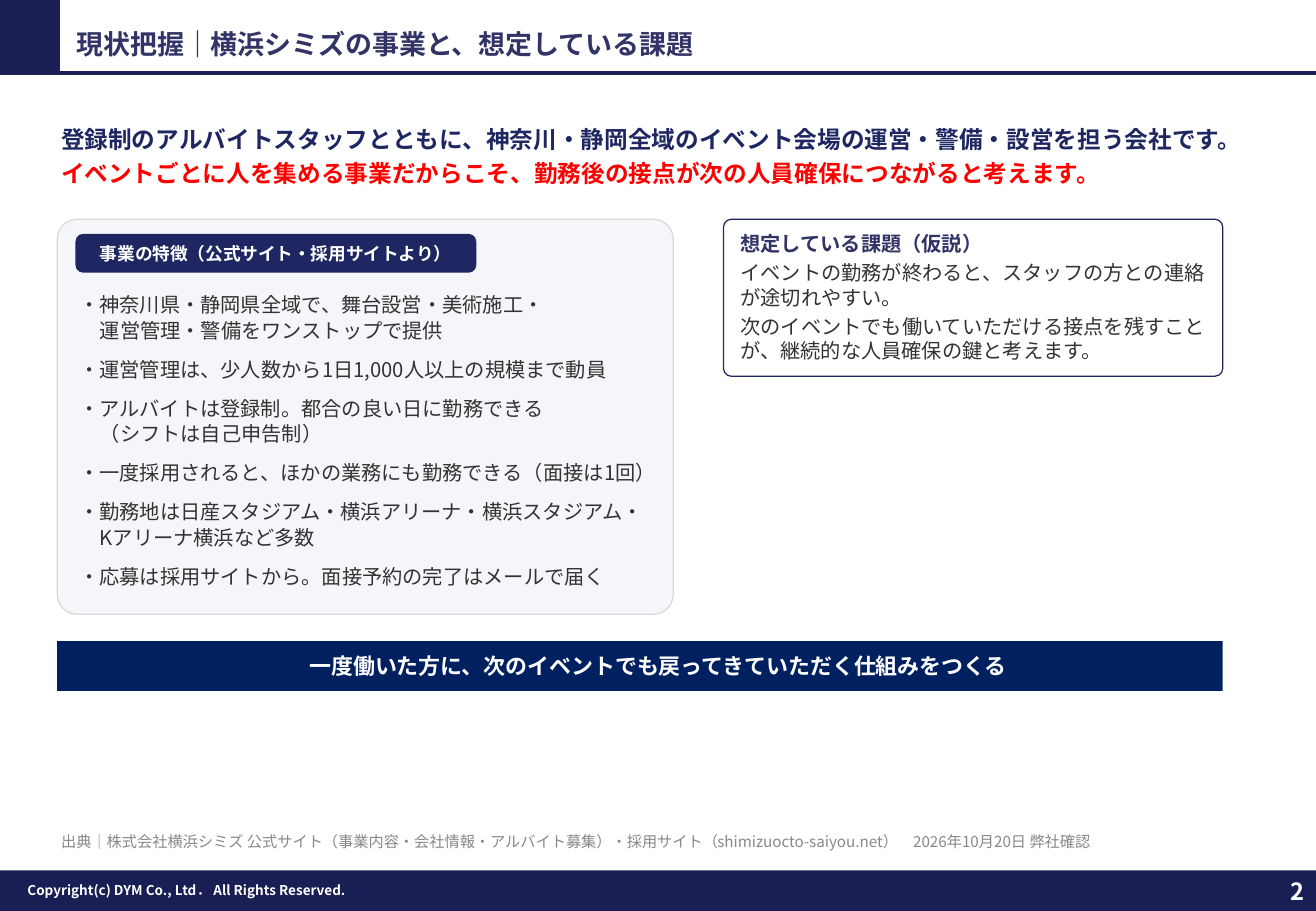
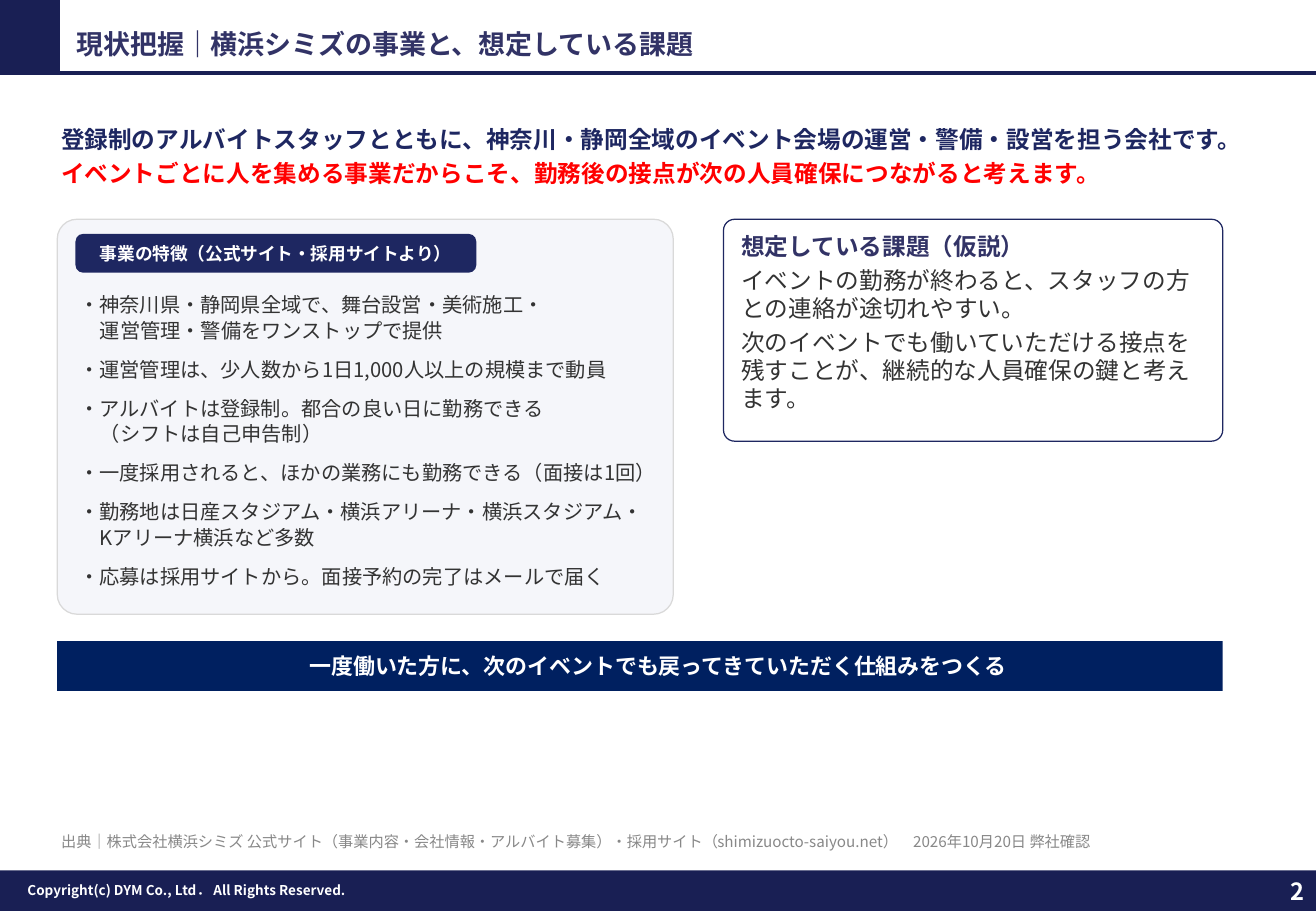
Before and after one commit to tonomura-r-dev/folder, a slide deck: slide 2 of 202610_株式会社横浜シミズ御中_LINE公式アカウント運用のご提案.pptx. Drawn at 1316x911 pixels with LibreOffice and Linux fonts; fonts in the diff are those of the drawing; background and template pictures are left out. Boxes give left, top, right and bottom in pixels: in the first picture for what was removed or moved away, otherwise in the second. Text is boxed around its words. In the diff, an @@ line names an element or a change of style, - is before the commit and + after.

```diff
--- a/202610_株式会社横浜シミズ御中_LINE公式アカウント運用のご提案.pptx
+++ b/202610_株式会社横浜シミズ御中_LINE公式アカウント運用のご提案.pptx
@@ rounded rectangle "想定している課題（仮説）": place and size @@
-rounded rectangle "想定している課題（仮説）" at <box>724,220,1224,377</box>
+rounded rectangle "想定している課題（仮説）" at <box>724,220,1224,442</box>
@@ rounded rectangle "想定している課題（仮説）" at <box>724,220,1224,442</box>: size 12 to 14 pt @@
```
Also in this commit, not shown: 6 other slides changed, 1 slide added, 4 other files.
